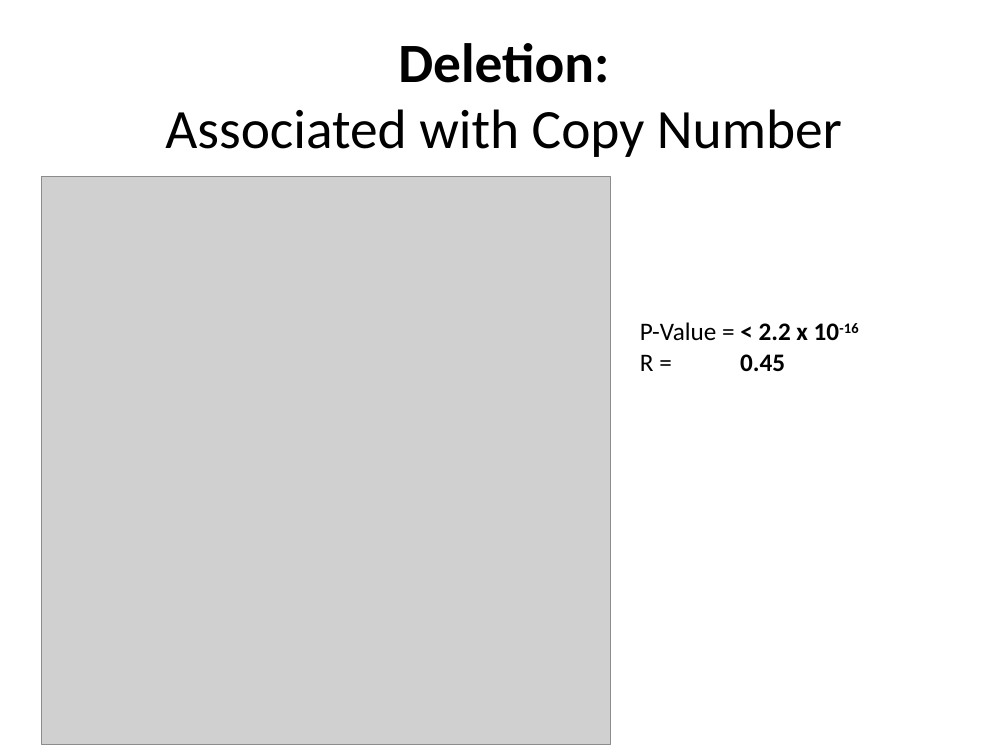
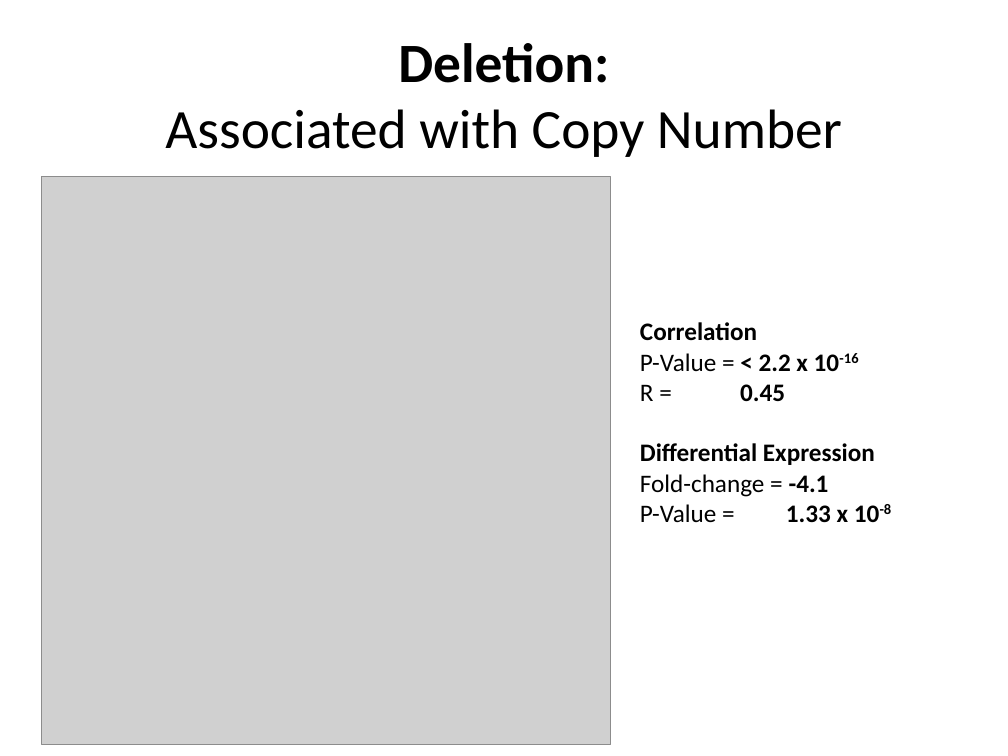
Before and after one commit to cplaisier/isbIntoSysBio, a slide deck: slide 45 of differentialExpressionAnalysis.pptx (slide 44 before the commit). Drawn at 1008x756 pixels with LibreOffice and Linux fonts; fonts in the diff are those of the drawing; grey boxes stand for pictures. Boxes give left, top, right and bottom in pixels: in the first picture for what was removed or moved away, otherwise in the second. Text is boxed around its words. In the diff, an @@ line names an element or a change of style, - is before the commit and + after.

```diff
--- a/differentialExpressionAnalysis.pptx
+++ b/differentialExpressionAnalysis.pptx
@@ text at bbox=[640, 322, 757, 340]: paragraph added @@
+Correlation
@@ text at bbox=[640, 443, 892, 522]: paragraphs added @@
+Differential Expression
+Fold-change = -4.1
+P-Value = 1.33 x 10-8
```
Also in this commit, not shown: 7 other slides changed, 1 slide added, 9 other files.
